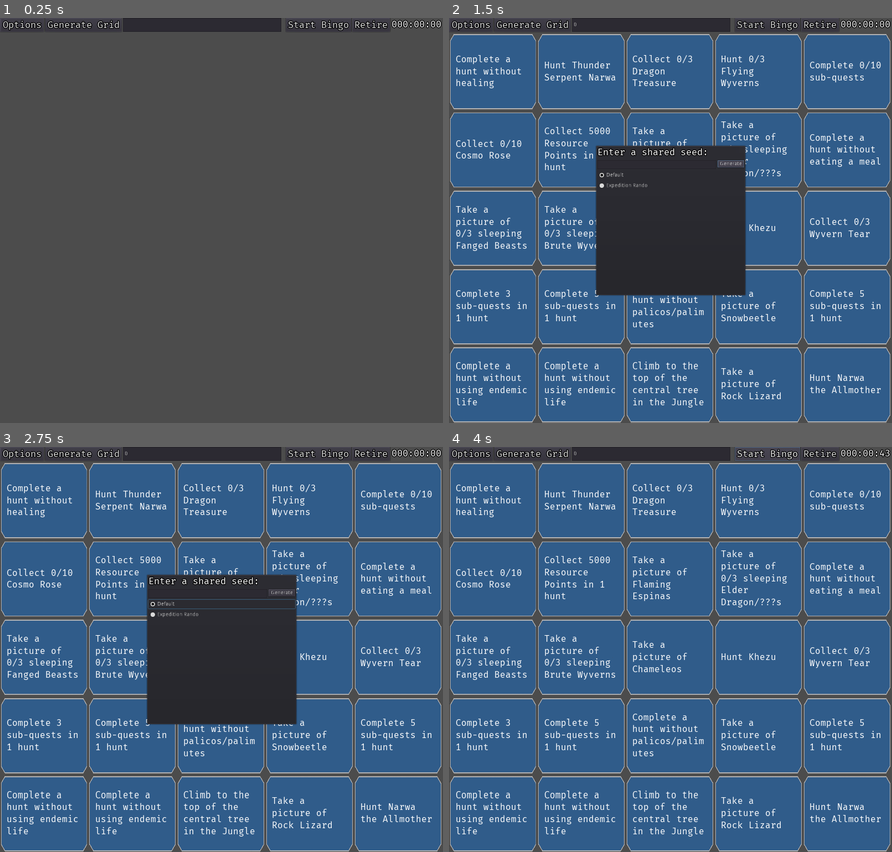
Above: before the commit, frames 1-4 (two rows, left to right).
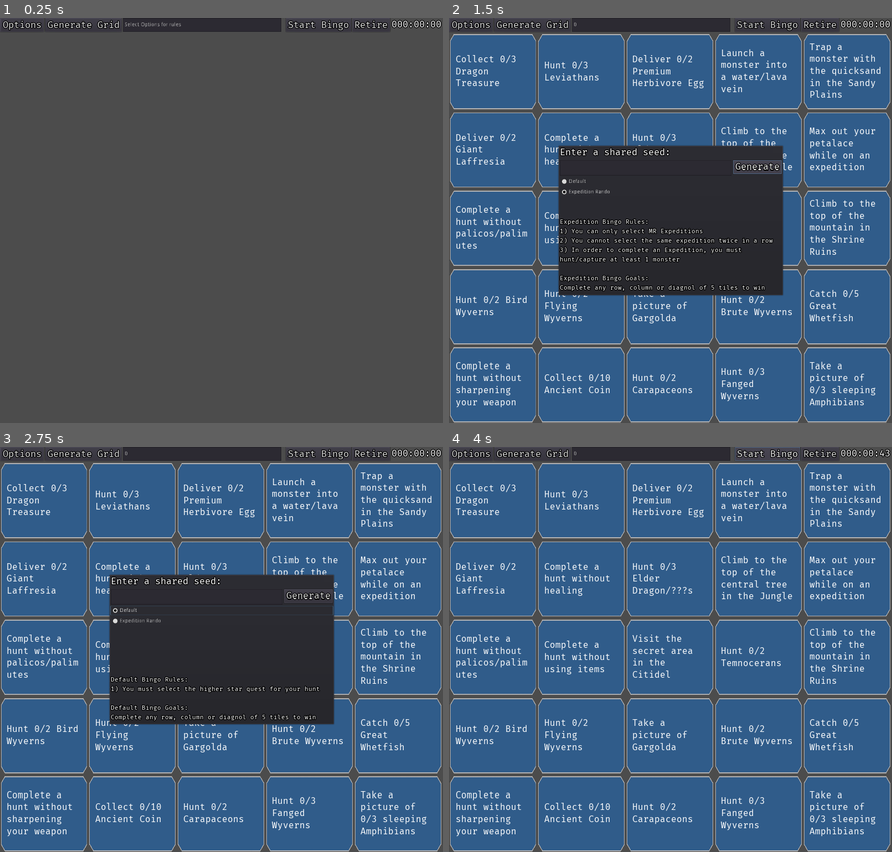
Above: after the commit, the same moments.

Repository: JCasera/MHR-Bingo
Game: Godot game, scene res://Window.tscn
Two runs of this game, one before a commit and one after it. Both use one fixed random seed, a clock stepped at 60 frames per second and the inputs below.
Inputs:
- Up to frame 1 (0.25 s): no input
- Up to frame 2 (1.5 s): click "Options" at 0.5 s; click "Generate" at 1.25 s
- Up to frame 3 (2.75 s): click "Default" at 2 s
- Up to frame 4 (4 s): click "Expedition Rando" at 2.75 s; click "Start Bingo" at 3.5 s

The runs differ from the first frame. In frame 1, less than 0.1% of the frame differs, in the area x 28-41%, y 0-3%; in frame 2, 15%, in the area x 1-98%, y 6-97%; in frame 3, 14%; in frame 4, 8.6%.

Commit message:
Add rules to the Options, increase the pop up size

Diff:
--- a/Window.gd
+++ b/Window.gd
@@ -3,7 +3,7 @@
 onready var board = $Main/Board
 onready var options = $Main/Options
 onready var rng_seed = $Main/Options/Seed
-onready var modes_list = $PopupMenu/OptionList/ModeList
+onready var modes_list = $OptionsWindow/OptionList/ModeList
 onready var tile = preload("res://Tile.tscn")
 
 onready var tracker = $Tracker
@@ -51,16 +51,21 @@
 		radbtn.name = i
 		radbtn.text = i.capitalize()
 		radbtn.group = board_modes
+		radbtn.connect("pressed", self, "update_rules")
 	board_modes.get_buttons()[0].pressed = true
+	update_rules()
 
 func roll_missions():
 	used_values.clear()
 	rng_seed.text = str(rng.state)
 	return load_board_by_type()
 
+func get_board_generation_rules():
+	return bingo_options["mode"][board_modes.get_pressed_button().name]["grid"]
+
 func load_board_by_type():
 	print("Creating board for " + board_modes.get_pressed_button().name)
-	var generation_rules = bingo_options["mode"][board_modes.get_pressed_button().name]
+	var generation_rules = get_board_generation_rules()
 	var board_missions = []
 
 	for tile_type in generation_rules:
@@ -151,16 +156,15 @@
 		board.add_child(l)
 		l.update_text(mission_text)
 
-
-	# Populate tracker
-
-
 func _on_Options_pressed():
 	print(bingo_options.keys())
 	print(bingo_options["mode"].keys())
-	$PopupMenu.popup_centered()
-
+	$OptionsWindow.popup_centered()
 
 func _on_SeededGenerate_pressed():
-	rng.state = int($PopupMenu/OptionList/SharedSeed/CustomSeed.text)
+	rng.state = int($OptionsWindow/OptionList/SharedSeed/CustomSeed.text)
 	_on_Generate_pressed()
+
+func update_rules():
+	var rules = $OptionsWindow/OptionList/Rules
+	rules.text = bingo_options["mode"][board_modes.get_pressed_button().name]["rules"]
--- a/Window.tscn
+++ b/Window.tscn
@@ -1,8 +1,16 @@
-[gd_scene load_steps=4 format=2]
+[gd_scene load_steps=6 format=2]
 
 [ext_resource path="res://Window.gd" type="Script" id=1]
 [ext_resource path="res://assets/timer_text.tres" type="DynamicFont" id=2]
 [ext_resource path="res://TimerContainer.gd" type="Script" id=3]
+[ext_resource path="res://assets/FiraMono-Regular.ttf" type="DynamicFontData" id=4]
+
+[sub_resource type="DynamicFont" id=1]
+size = 17
+outline_size = 2
+outline_color = Color( 0, 0, 0, 1 )
+extra_spacing_bottom = 2
+font_data = ExtResource( 4 )
 
 [node name="Window" type="HBoxContainer"]
 anchor_right = 1.0
@@ -13,12 +21,12 @@
 }
 
 [node name="Main" type="VBoxContainer" parent="."]
-margin_right = 1176.0
+margin_right = 846.0
 margin_bottom = 1080.0
 size_flags_horizontal = 3
 
 [node name="Options" type="HBoxContainer" parent="Main"]
-margin_right = 1176.0
+margin_right = 846.0
 margin_bottom = 38.0
 
 [node name="Options" type="Button" parent="Main/Options"]
@@ -36,15 +44,16 @@
 
 [node name="Seed" type="LineEdit" parent="Main/Options"]
 margin_left = 352.0
-margin_right = 740.0
+margin_right = 410.0
 margin_bottom = 38.0
 size_flags_horizontal = 3
+text = "Select Options for rules"
 caret_blink = true
 caret_blink_speed = 0.5
 
 [node name="TimerContainer" type="HBoxContainer" parent="Main/Options"]
-margin_left = 744.0
-margin_right = 1176.0
+margin_left = 414.0
+margin_right = 846.0
 margin_bottom = 38.0
 size_flags_horizontal = 10
 script = ExtResource( 3 )
@@ -74,7 +83,7 @@
 
 [node name="Board" type="GridContainer" parent="Main"]
 margin_top = 42.0
-margin_right = 1176.0
+margin_right = 846.0
 margin_bottom = 1080.0
 mouse_filter = 2
 size_flags_horizontal = 3
@@ -82,22 +91,23 @@
 columns = 5
 
 [node name="Tracker" type="VBoxContainer" parent="."]
-margin_left = 1180.0
-margin_right = 1180.0
+margin_left = 850.0
+margin_right = 850.0
 margin_bottom = 1080.0
 
-[node name="PopupMenu" type="PopupPanel" parent="."]
-margin_top = 563.0
-margin_right = 400.0
-margin_bottom = 963.0
-rect_min_size = Vector2( 400, 400 )
+[node name="OptionsWindow" type="PopupPanel" parent="."]
+visible = true
+margin_left = 854.0
+margin_right = 1454.0
+margin_bottom = 400.0
+rect_min_size = Vector2( 600, 400 )
 size_flags_horizontal = 2
 size_flags_vertical = 2
 
-[node name="OptionList" type="VBoxContainer" parent="PopupMenu"]
+[node name="OptionList" type="VBoxContainer" parent="OptionsWindow"]
 margin_left = 4.0
 margin_top = 4.0
-margin_right = 396.0
+margin_right = 596.0
 margin_bottom = 396.0
 size_flags_horizontal = 3
 size_flags_vertical = 3
@@ -105,41 +115,57 @@
 "_edit_use_anchors_": false
 }
 
-[node name="Label" type="Label" parent="PopupMenu/OptionList"]
-margin_right = 392.0
+[node name="Label" type="Label" parent="OptionsWindow/OptionList"]
+margin_right = 592.0
 margin_bottom = 32.0
 custom_fonts/font = ExtResource( 2 )
 text = "Enter a shared seed:"
 
-[node name="SharedSeed" type="HBoxContainer" parent="PopupMenu/OptionList"]
+[node name="SharedSeed" type="HBoxContainer" parent="OptionsWindow/OptionList"]
 margin_top = 36.0
-margin_right = 392.0
-margin_bottom = 60.0
+margin_right = 592.0
+margin_bottom = 78.0
 size_flags_horizontal = 3
 
-[node name="CustomSeed" type="LineEdit" parent="PopupMenu/OptionList/SharedSeed"]
-margin_right = 317.0
-margin_bottom = 24.0
+[node name="CustomSeed" type="LineEdit" parent="OptionsWindow/OptionList/SharedSeed"]
+margin_right = 448.0
+margin_bottom = 42.0
 size_flags_horizontal = 3
 size_flags_vertical = 2
+custom_fonts/font = ExtResource( 2 )
 caret_blink = true
 caret_blink_speed = 0.5
 
-[node name="SeededGenerate" type="Button" parent="PopupMenu/OptionList/SharedSeed"]
-margin_left = 321.0
-margin_right = 392.0
-margin_bottom = 20.0
+[node name="SeededGenerate" type="Button" parent="OptionsWindow/OptionList/SharedSeed"]
+margin_left = 452.0
+margin_right = 592.0
+margin_bottom = 38.0
 size_flags_vertical = 2
+custom_fonts/font = ExtResource( 2 )
 text = "Generate"
 
-[node name="ModeList" type="VBoxContainer" parent="PopupMenu/OptionList"]
-margin_top = 64.0
-margin_right = 392.0
+[node name="ModeList" type="VBoxContainer" parent="OptionsWindow/OptionList"]
+margin_top = 82.0
+margin_right = 592.0
+margin_bottom = 183.0
+size_flags_vertical = 3
+
+[node name="Rules" type="Label" parent="OptionsWindow/OptionList"]
+margin_top = 187.0
+margin_right = 592.0
 margin_bottom = 392.0
-size_flags_vertical = 3
+custom_fonts/font = SubResource( 1 )
+text = "Expedition Bingo Rules:
+1) You can only select MR Expeditions
+2) You cannot select the same expedition twice in a row
+3) In order to complete an Expedition, you must hunt/capture at least 1 monster
+
+Expedition Bingo Goals:
+Complete any row, column or diagnol of 5 tiles to win"
+autowrap = true
 
 [connection signal="pressed" from="Main/Options/Options" to="." method="_on_Options_pressed"]
 [connection signal="pressed" from="Main/Options/Generate" to="." method="_on_Generate_pressed"]
 [connection signal="pressed" from="Main/Options/TimerContainer/Start" to="Main/Options/TimerContainer" method="_on_Start_pressed"]
 [connection signal="pressed" from="Main/Options/TimerContainer/Retire" to="Main/Options/TimerContainer" method="_on_Retire_pressed"]
-[connection signal="pressed" from="PopupMenu/OptionList/SharedSeed/SeededGenerate" to="." method="_on_SeededGenerate_pressed"]
+[connection signal="pressed" from="OptionsWindow/OptionList/SharedSeed/SeededGenerate" to="." method="_on_SeededGenerate_pressed"]
--- a/data/options.json
+++ b/data/options.json
@@ -1,15 +1,21 @@
 {
     "mode":{
-        "default": [
-            [-1,-1, "any"],
-            [-2,-2, "any"]
-        ],
-        "expedition_rando":[
-            [4,6,"restrictions"],
-            [6,8,"gathering"],
-            [6,8,"exploring"],
-            [-1,-1,"hunts"],
-            [-2,-2,"restrictions", "expedition", "gathering", "exploring", "hunts"]
-        ]
+        "default": {
+            "rules": "Default Bingo Rules:\n1) You must select the higher star quest for your hunt\n\nDefault Bingo Goals:\nComplete any row, column or diagnol of 5 tiles to win",
+            "grid": [
+                [-1,-1, "any"],
+                [-2,-2, "any"]
+            ]
+        },
+        "expedition_rando":{
+                "rules": "Expedition Bingo Rules:\n1) You can only select MR Expeditions\n2) You cannot select the same expedition twice in a row\n3) In order to complete an Expedition, you must hunt/capture at least 1 monster\n\nExpedition Bingo Goals:\nComplete any row, column or diagnol of 5 tiles to win",
+                "grid": [
+                    [4,6,"restrictions"],
+                    [6,8,"gathering"],
+                    [6,8,"exploring"],
+                    [-1,-1,"hunts"],
+                    [-2,-2,"restrictions", "expedition", "gathering", "exploring", "hunts"]
+                ]
+        }
     }
 }
Not shown, changed: .mono/metadata/ide_messaging_meta.txt
Not shown, changed: html/bingo.html
Not shown, changed: html/bingo.pck
